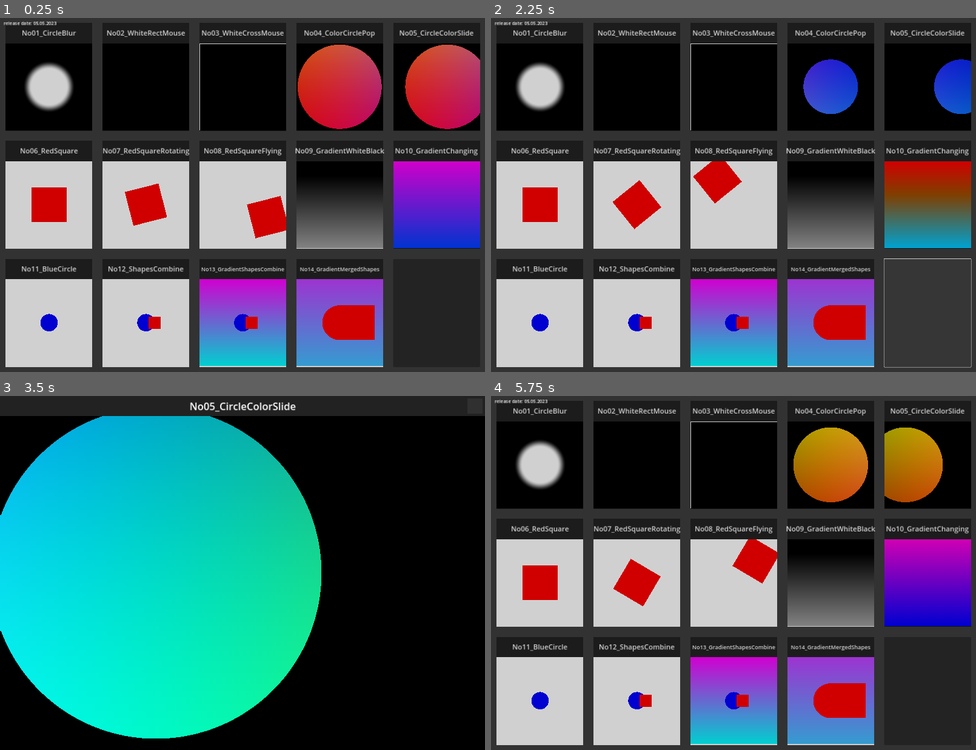
Above: before the commit, frames 1-4 (two rows, left to right).
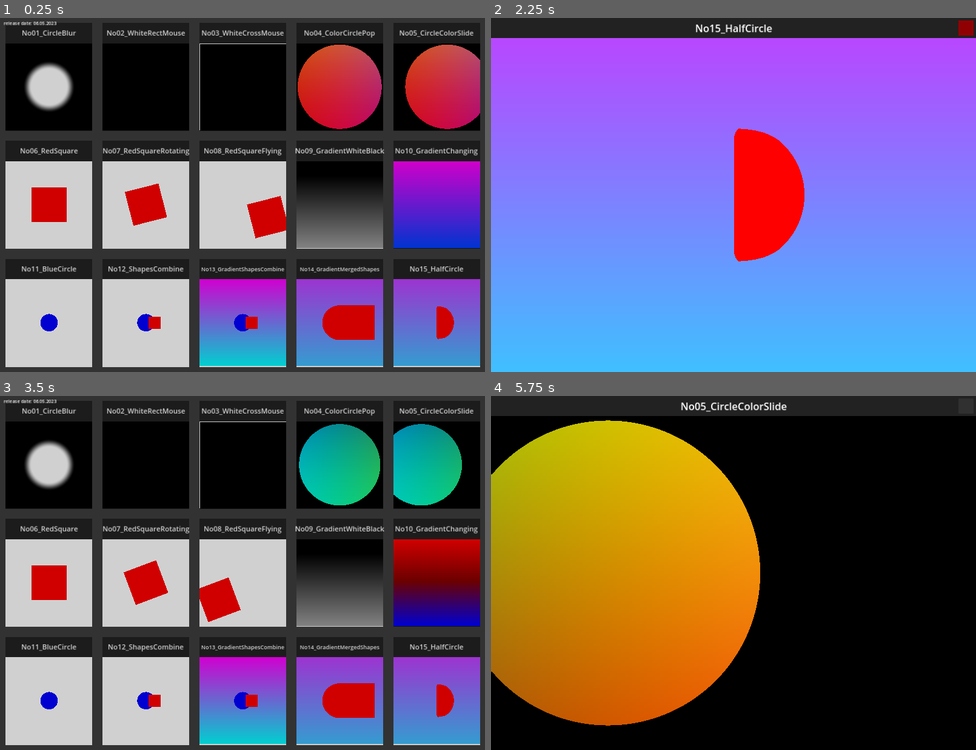
Above: after the commit, the same moments.

Repository: TechnoLukas/Godot4-Shaders
Game: Godot game, scene res://main.tscn
Same seed, same stepped clock (60 frames per second), same inputs: the game is played once before the commit and once after it.
Inputs (mouse positions are in pixels of both pictures, inside the frame that each line leads up to):
- Up to frame 1 (0.25 s): no input
- Up to frame 2 (2.25 s): click (539, 78) at 0.52 s; click (966, 28) at 1.25 s; click (927, 311) at 2.02 s
- Up to frame 3 (3.5 s): click (475, 406) at 2.77 s
- Up to frame 4 (5.75 s): click (966, 406) at 3.52 s; click (966, 406) at 4.27 s; click (966, 406) at 5.02 s

The runs differ from the first frame. In frame 1, 4.5% of the frame differs, in the area x 7-99%, y 1-99%; in frame 2, 95%, in the area x 0-100%, y 0-100%; in frame 3, 89%; in frame 4, 85%.

Commit message:
added new shader No15_HalfCircle

Diff:
--- a/main.tscn
+++ b/main.tscn
@@ -16,6 +16,7 @@
 [ext_resource type="Shader" path="res://shaders/shader_No12_Small.gdshader" id="14_py5dq"]
 [ext_resource type="Shader" path="res://shaders/shader_No13_Small.gdshader" id="15_62qs6"]
 [ext_resource type="Shader" path="res://shaders/shader_No14_Small.gdshader" id="16_m5s04"]
+[ext_resource type="Shader" path="res://shaders/shader_No15_Small.gdshader" id="17_cbcnb"]
 
 [sub_resource type="Theme" id="Theme_bhqtq"]
 
@@ -67,6 +68,9 @@
 
 [sub_resource type="ShaderMaterial" id="ShaderMaterial_rb3y0"]
 shader = ExtResource("16_m5s04")
+
+[sub_resource type="ShaderMaterial" id="ShaderMaterial_vv3c6"]
+shader = ExtResource("17_cbcnb")
 
 [sub_resource type="Theme" id="Theme_bnp8s"]
 Label/font_sizes/font_size = 18
@@ -745,9 +749,49 @@
 script = ExtResource("1_fjke5")
 scene = "res://scenes/No14_GradientMergedShapes.tscn"
 
-[node name="button5" type="Button" parent="ColorRect/VBoxContainer/HBoxContainer3"]
-layout_mode = 2
-size_flags_horizontal = 3
+[node name="button5" type="ColorRect" parent="ColorRect/VBoxContainer/HBoxContainer3"]
+layout_mode = 2
+size_flags_horizontal = 3
+
+[node name="titlebar" type="ColorRect" parent="ColorRect/VBoxContainer/HBoxContainer3/button5"]
+layout_mode = 1
+anchors_preset = 10
+anchor_right = 1.0
+offset_bottom = 80.0
+grow_horizontal = 2
+color = Color(0.133333, 0.133333, 0.133333, 1)
+
+[node name="title" type="Label" parent="ColorRect/VBoxContainer/HBoxContainer3/button5/titlebar"]
+layout_mode = 1
+anchors_preset = 15
+anchor_right = 1.0
+anchor_bottom = 1.0
+grow_horizontal = 2
+grow_vertical = 2
+theme_override_font_sizes/font_size = 28
+text = "No15_HalfCircle"
+horizontal_alignment = 1
+vertical_alignment = 1
+
+[node name="ColorRect" type="ColorRect" parent="ColorRect/VBoxContainer/HBoxContainer3/button5"]
+material = SubResource("ShaderMaterial_vv3c6")
+layout_mode = 1
+anchors_preset = 10
+anchor_right = 1.0
+offset_top = 80.0
+offset_bottom = 424.0
+grow_horizontal = 2
+
+[node name="button" type="Button" parent="ColorRect/VBoxContainer/HBoxContainer3/button5"]
+layout_mode = 1
+anchors_preset = 15
+anchor_right = 1.0
+anchor_bottom = 1.0
+grow_horizontal = 2
+grow_vertical = 2
+theme_override_styles/normal = SubResource("StyleBoxFlat_vjlwb")
+script = ExtResource("1_fjke5")
+scene = "res://scenes/No15_HalfCircle.tscn"
 
 [node name="Label" type="Label" parent="."]
 layout_mode = 2
@@ -757,7 +801,7 @@
 offset_bottom = 36.0
 size_flags_horizontal = 4
 theme = SubResource("Theme_bnp8s")
-text = "release date: 05.05.2023"
+text = "release date: 06.05.2023"
 
 [connection signal="pressed" from="ColorRect/VBoxContainer/HBoxContainer/button1/button" to="ColorRect/VBoxContainer/HBoxContainer/button1/button" method="_on_pressed"]
 [connection signal="pressed" from="ColorRect/VBoxContainer/HBoxContainer/button2/button" to="ColorRect/VBoxContainer/HBoxContainer/button2/button" method="_on_pressed"]
@@ -773,3 +817,4 @@
 [connection signal="pressed" from="ColorRect/VBoxContainer/HBoxContainer3/button2/button" to="ColorRect/VBoxContainer/HBoxContainer3/button2/button" method="_on_pressed"]
 [connection signal="pressed" from="ColorRect/VBoxContainer/HBoxContainer3/button3/button" to="ColorRect/VBoxContainer/HBoxContainer3/button3/button" method="_on_pressed"]
 [connection signal="pressed" from="ColorRect/VBoxContainer/HBoxContainer3/button4/button" to="ColorRect/VBoxContainer/HBoxContainer3/button4/button" method="_on_pressed"]
+[connection signal="pressed" from="ColorRect/VBoxContainer/HBoxContainer3/button5/button" to="ColorRect/VBoxContainer/HBoxContainer3/button5/button" method="_on_pressed"]
--- /dev/null
+++ b/scenes/No15_HalfCircle.tscn
@@ -0,0 +1,76 @@
+[gd_scene load_steps=5 format=3 uid="uid://da5usdjxc4aoa"]
+
+[ext_resource type="Script" path="res://changescene.gd" id="1_wlnwp"]
+[ext_resource type="Shader" path="res://shaders/shader_No15_Big.gdshader" id="2_gb406"]
+
+[sub_resource type="StyleBoxFlat" id="StyleBoxFlat_eg16j"]
+bg_color = Color(0.564706, 0, 0.0117647, 1)
+
+[sub_resource type="ShaderMaterial" id="ShaderMaterial_lmrbt"]
+shader = ExtResource("2_gb406")
+
+[node name="Control" type="Control"]
+layout_mode = 3
+anchors_preset = 15
+anchor_right = 1.0
+anchor_bottom = 1.0
+grow_horizontal = 2
+grow_vertical = 2
+
+[node name="ColorRect" type="ColorRect" parent="."]
+layout_mode = 1
+anchors_preset = 15
+anchor_right = 1.0
+anchor_bottom = 1.0
+grow_horizontal = 2
+grow_vertical = 2
+color = Color(0.196078, 0.196078, 0.196078, 1)
+
+[node name="titlebar" type="ColorRect" parent="ColorRect"]
+layout_mode = 1
+anchors_preset = 10
+anchor_right = 1.0
+offset_bottom = 80.0
+grow_horizontal = 2
+color = Color(0.133333, 0.133333, 0.133333, 1)
+
+[node name="title" type="Label" parent="ColorRect/titlebar"]
+layout_mode = 1
+anchors_preset = 15
+anchor_right = 1.0
+anchor_bottom = 1.0
+grow_horizontal = 2
+grow_vertical = 2
+theme_override_font_sizes/font_size = 40
+text = "No15_HalfCircle"
+horizontal_alignment = 1
+vertical_alignment = 1
+
+[node name="ColorRect" type="Button" parent="ColorRect/titlebar"]
+layout_mode = 1
+anchors_preset = -1
+anchor_left = 1.0
+anchor_top = 0.5
+anchor_right = 1.0
+anchor_bottom = 0.5
+offset_left = -70.0
+offset_top = -30.0
+offset_right = -10.0
+offset_bottom = 30.0
+grow_horizontal = 0
+grow_vertical = 2
+theme_override_styles/normal = SubResource("StyleBoxFlat_eg16j")
+script = ExtResource("1_wlnwp")
+scene = "res://main.tscn"
+
+[node name="ColorRect" type="ColorRect" parent="ColorRect"]
+material = SubResource("ShaderMaterial_lmrbt")
+layout_mode = 1
+anchors_preset = 15
+anchor_right = 1.0
+anchor_bottom = 1.0
+offset_top = 80.0
+grow_horizontal = 2
+grow_vertical = 2
+
+[connection signal="pressed" from="ColorRect/titlebar/ColorRect" to="ColorRect/titlebar/ColorRect" method="_on_pressed"]
--- /dev/null
+++ b/shaders/shader_No15_Big.gdshader
@@ -0,0 +1,72 @@
+//No14_GradientMergedShapes
+
+//based on https://inspirnathan.com/posts/47-shadertoy-tutorial-part-1/
+//see more info about shaders here --> https://github.com/TechnoLukas/My-favourite-shaders-links
+//ported with https://github.com/jayaarrgh/shadertoy2godot (with some hand fixing)
+//on shadertoy https://www.shadertoy.com/view/dsdSD2
+
+shader_type canvas_item;
+// smooth min
+float smin(float a, float b, float k) {
+	float h = clamp(0.5+0.5*(b-a)/k, 0.0, 1.0);
+	return mix(b, a, h) - k*h*(1.0-h);
+}
+
+// smooth max
+float smax(float a, float b, float k) {
+	return -smin(-a, -b, k);
+}
+
+
+vec3 getBackgroundColor(vec2 uv) {
+	uv = uv * 0.5 + 0.5; // remap uv from <-0.5,0.5> to <0.25,0.75>
+	vec3 gradientStartColor = vec3(1., 0., 1.);
+	vec3 gradientEndColor = vec3(0., 1., 1.);
+	return mix(gradientStartColor, gradientEndColor, uv.y); // gradient goes from bottom to top
+}
+
+float sdCircle(vec2 uv, float r, vec2 offset) {
+	float x = uv.x - offset.x;
+	float y = uv.y - offset.y;
+
+	return length(vec2(x, y)) - r;
+}
+
+float sdSquare(vec2 uv, float size, vec2 offset) {
+	float x = uv.x - offset.x;
+	float y = uv.y - offset.y;
+
+	return max(abs(x), abs(y)) - size;
+}
+
+vec3 drawScene(vec2 uv) {
+	vec3 col = getBackgroundColor(uv);
+	float d1 = sdCircle(uv, 0.2, vec2(0., 0.));
+	float d2 = sdSquare(uv, 0.2, vec2(0.2, 0));
+
+	float res; // result
+	//res = min(d1, d2); // union
+	//res = max(d1, d2); // intersection
+	//res = max(-d1, d2); // subtraction - subtract d1 from d2
+	//res = max(d1, -d2); // subtraction - subtract d2 from d1
+	//res = max(min(d1, d2), -max(d1, d2)); // xor
+	//res = smin(d1, d2, 0.05); // smooth union
+	res = smax(d1, d2, 0.05); // smooth intersection
+
+
+	res = step(0., res); // Same as res > 0. ? 1. : 0.;
+
+	col = mix(vec3(1,0,0), col, res);
+	return col;
+}
+
+void fragment() {
+
+	vec2 uv = FRAGCOORD.xy/(1.0/SCREEN_PIXEL_SIZE).xy; // <0, 1>
+	uv -= 0.5; // <-0.5,0.5>
+	uv.x *= (1.0/SCREEN_PIXEL_SIZE).x/(1.0/SCREEN_PIXEL_SIZE).y; // fix aspect ratio
+
+	vec3 col = drawScene(uv);
+
+	COLOR = vec4(col,1.0); // Output to screen
+}
--- /dev/null
+++ b/shaders/shader_No15_Small.gdshader
@@ -0,0 +1,72 @@
+//No14_GradientMergedShapes
+
+//based on https://inspirnathan.com/posts/47-shadertoy-tutorial-part-1/
+//see more info about shaders here --> https://github.com/TechnoLukas/My-favourite-shaders-links
+//ported with https://github.com/jayaarrgh/shadertoy2godot (with some hand fixing)
+//on shadertoy https://www.shadertoy.com/view/dsdSD2
+
+shader_type canvas_item;
+// smooth min
+float smin(float a, float b, float k) {
+	float h = clamp(0.5+0.5*(b-a)/k, 0.0, 1.0);
+	return mix(b, a, h) - k*h*(1.0-h);
+}
+
+// smooth max
+float smax(float a, float b, float k) {
+	return -smin(-a, -b, k);
+}
+
+
+vec3 getBackgroundColor(vec2 uv) {
+	uv = uv * 0.5 + 0.5; // remap uv from <-0.5,0.5> to <0.25,0.75>
+	vec3 gradientStartColor = vec3(1., 0., 1.);
+	vec3 gradientEndColor = vec3(0., 1., 1.);
+	return mix(gradientStartColor, gradientEndColor, uv.y); // gradient goes from bottom to top
+}
+
+float sdCircle(vec2 uv, float r, vec2 offset) {
+	float x = uv.x - offset.x;
+	float y = uv.y - offset.y;
+
+	return length(vec2(x, y)) - r;
+}
+
+float sdSquare(vec2 uv, float size, vec2 offset) {
+	float x = uv.x - offset.x;
+	float y = uv.y - offset.y;
+
+	return max(abs(x), abs(y)) - size;
+}
+
+vec3 drawScene(vec2 uv) {
+	vec3 col = getBackgroundColor(uv);
+	float d1 = sdCircle(uv, 0.2, vec2(0., 0.));
+	float d2 = sdSquare(uv, 0.2, vec2(0.2, 0));
+
+	float res; // result
+	//res = min(d1, d2); // union
+	//res = max(d1, d2); // intersection
+	//res = max(-d1, d2); // subtraction - subtract d1 from d2
+	//res = max(d1, -d2); // subtraction - subtract d2 from d1
+	//res = max(min(d1, d2), -max(d1, d2)); // xor
+	//res = smin(d1, d2, 0.05); // smooth union
+	res = smax(d1, d2, 0.05); // smooth intersection
+
+
+	res = step(0., res); // Same as res > 0. ? 1. : 0.;
+
+	col = mix(vec3(1,0,0), col, res);
+	return col;
+}
+
+void fragment() {
+
+	vec2 uv = UV;
+	uv.y=uv.y-0.5;
+	uv.x=uv.x-0.5;
+
+	vec3 col = drawScene(uv);
+
+	COLOR = vec4(col,1.0); // Output to screen
+}
Binary file added: images/No15_HalfCircle.png
Not shown, added: images/No15_HalfCircle.png.import
Not shown: 1 places in main.tscn that only renumber resources
Not shown, changed: README.md
Not shown, added: images/No15_HalfCircle.gif
